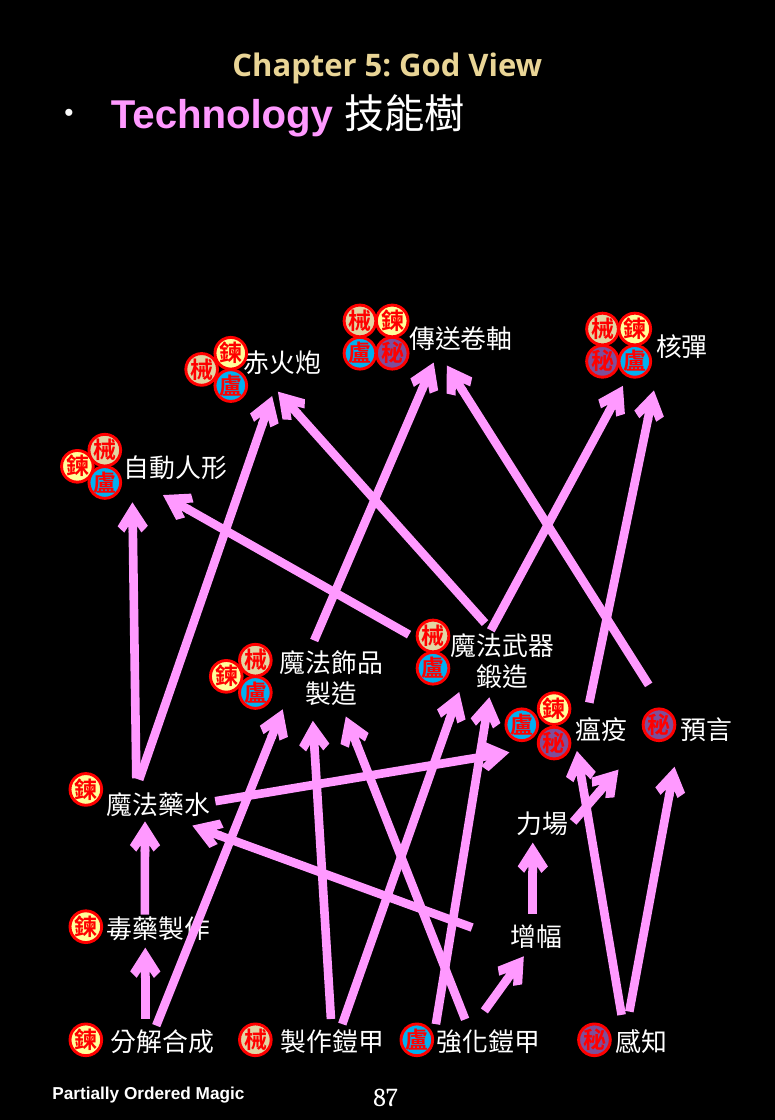
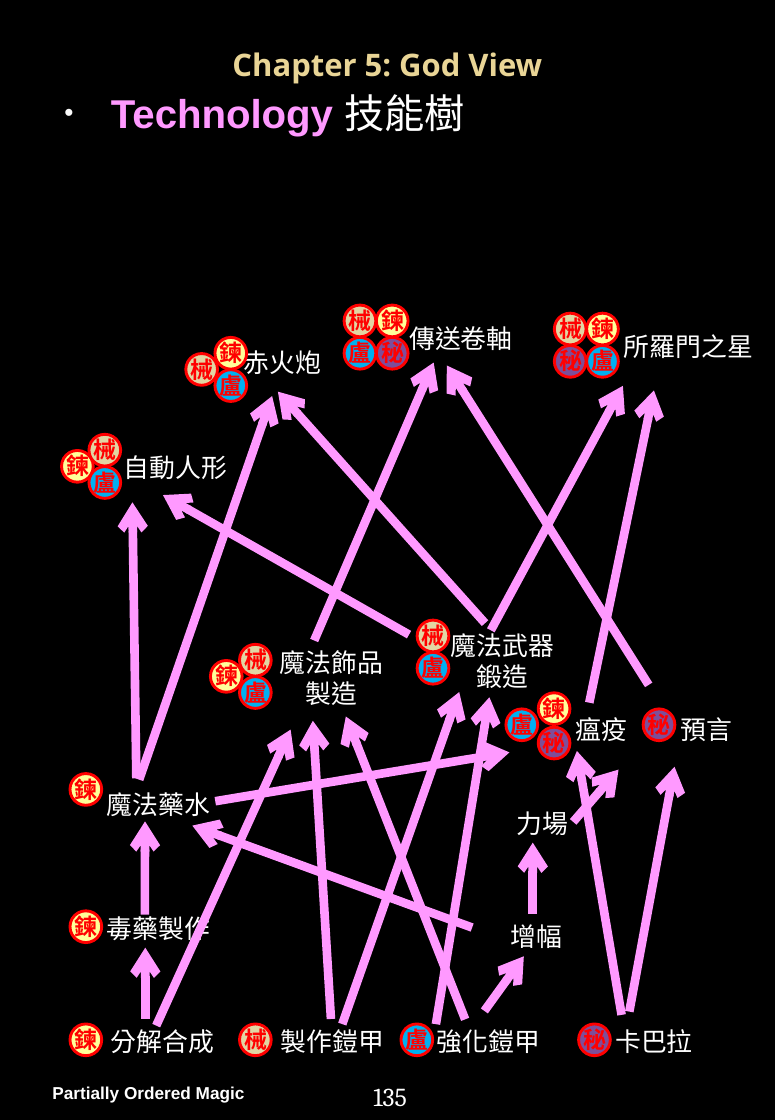
Before and after one commit to PartiallyOrderedMagic/PartiallyOrderedMagic.github.io, a slide deck: slide 135 of MyGame/Partially Ordered Magic Handbook.pptx (slide 88 before the commit). Drawn at 775x1120 pixels with LibreOffice and Linux fonts; fonts in the diff are those of the drawing; background and template pictures are left out. Boxes give left, top, right and bottom in pixels: in the first picture for what was removed or moved away, otherwise in the second. Text is boxed around its words. In the diff, an @@ line names an element or a change of style, - is before the commit and + after.

```diff
--- a/MyGame/Partially Ordered Magic Handbook.pptx
+++ b/MyGame/Partially Ordered Magic Handbook.pptx
@@ font Noto Sans CJK SC to Arial in 4 elements at [591,314,614,343], [591,346,614,375], [559,346,582,375], [559,314,582,343] @@
@@ text "械": place and size @@
-text "械" at [591,314,614,343]
+text "械" at [559,314,582,343]
@@ text "秘": place and size @@
-text "秘" at [591,346,614,375]
+text "秘" at [559,346,582,375]
@@ 4 ellipses, 2 texts: place and size @@
-4 ellipses, 2 texts at [587,313,651,377]
+4 ellipses, 2 texts at [555,313,619,377]
@@ text at [624,334,753,358]: text changed @@
-核彈
+所羅門之星
@@ text "魔法飾品" at [280,650,383,705]: font Cambria to Arial @@
@@ arrow moved from (156, 1025) - (283, 709) to (156, 1025) - (290, 730) @@
@@ text "毒藥製作" at [107,911,210,944]: font Cambria to Arial @@
@@ text at [615,1029,693,1053]: text changed; font Cambria to Arial @@
-感知
+卡巴拉
@@ page number at [373,1088,407,1107]: text changed @@
-87
+135
```
Also in this commit, not shown: 30 other slides changed, 55 slides added, 5 slides removed, 4 other files.
